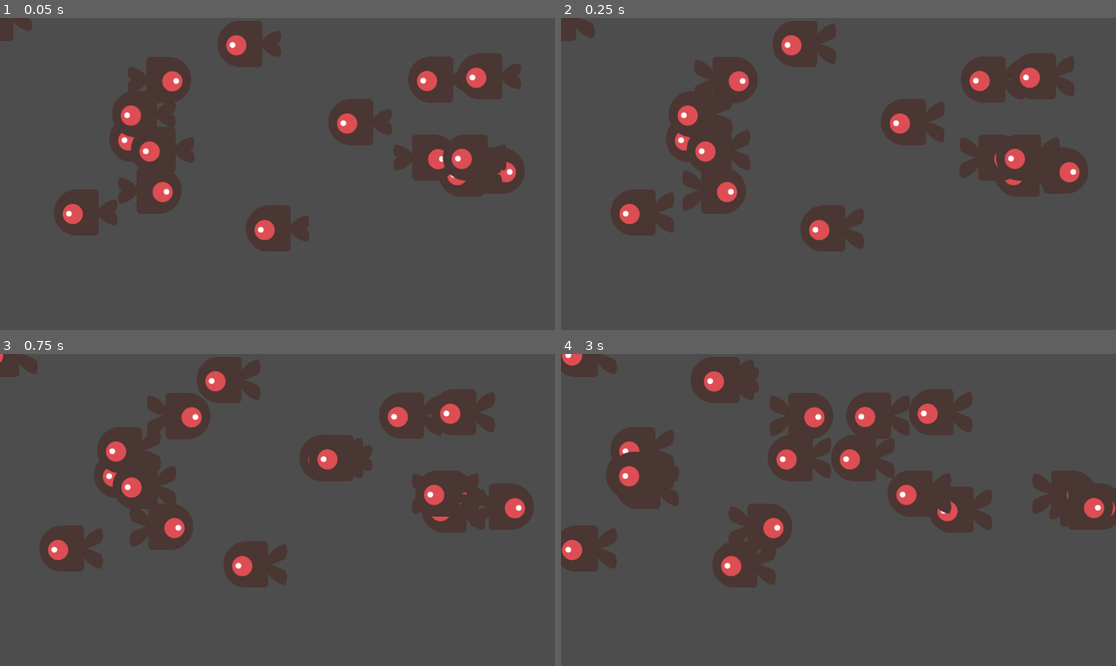
Above: before the commit, frames 1-4 (two rows, left to right).
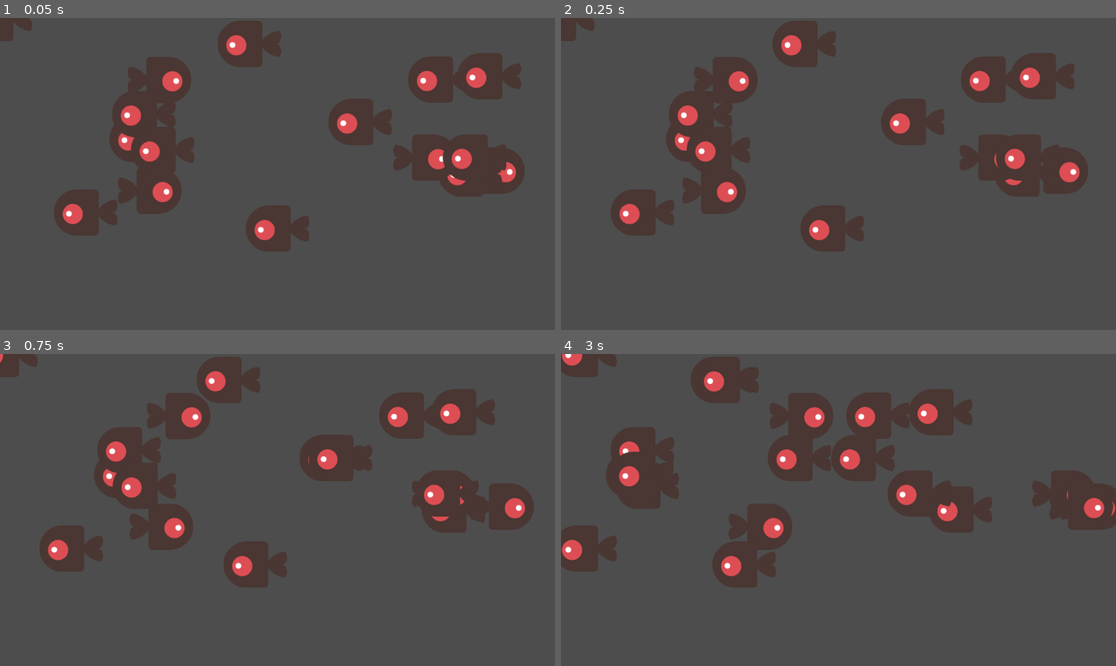
Above: after the commit, the same moments.

Repository: publicjoey/fish0321
Game: Godot game, scene res://Aquarium.tscn
Two runs of this game, one before a commit and one after it. Both use one fixed random seed, a clock stepped at 60 frames per second and the inputs below.
Inputs (mouse positions are in pixels of both pictures, inside the frame that each line leads up to):
- Up to frame 1 (0.05 s): no input
- Up to frame 2 (0.25 s): no input
- Up to frame 3 (0.75 s): move the mouse to (344, 456) at 0.52 s; click (344, 456) at 0.67 s
- Up to frame 4 (3 s): move the mouse to (1071, 506) at 1.27 s; click (1071, 506) at 1.42 s; move the mouse to (660, 475) at 2.02 s; click (660, 475) at 2.17 s; move the mouse to (727, 378) at 2.77 s; click (727, 378) at 2.92 s

Frame 1 is identical in both runs. In frame 2, 1.6% of the frame differs, in the area x 2-93%, y 0-74%; in frame 3, 1.6%; in frame 4, 2.0%, in the area x 6-92%, y 0-74%.

Commit message:
Revert "$AnimatedSprite2D.play()"
This reverts commit 86632c801ff47a1e12aca84c4fab7f88b89be9ba.

Diff:
--- a/Fish.gd
+++ b/Fish.gd
@@ -14,8 +14,6 @@
 
 		# 讓魚可以偵測滑鼠點擊
 	set_process_input(true)
-
-	$AnimatedSprite2D.play()
 
 func _start_moving():
 	# 取得水族箱大小（假設水族箱是父節點）
